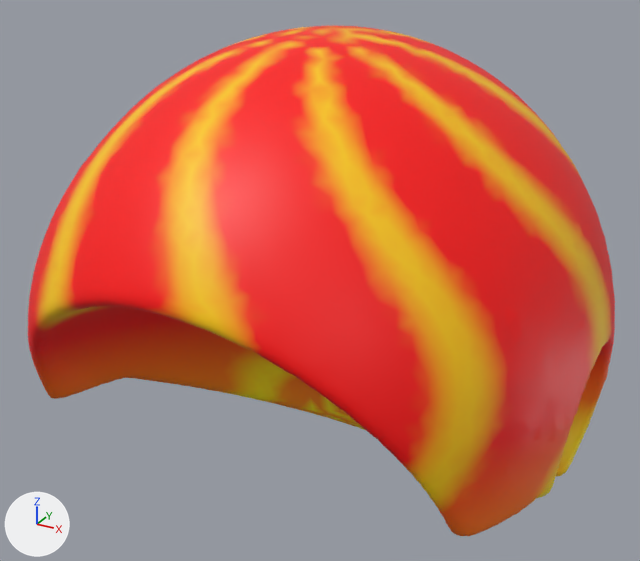
What one commit did to the glTF model apps/web/public/avatar-kit/hair/buzz.glb.
Rendered twice from a 50 mm camera at (1.32, -2.39, 1.5) aimed at (-0.04, 0.07, 0.26). Arrows for +X, +Y and +Z are at lower left; the lights stay in place. The first picture is the older version. Both versions are drawn at full value of the shape key 'idHeadNarrow' of 'Mesh_0'; the numbers are the values there.
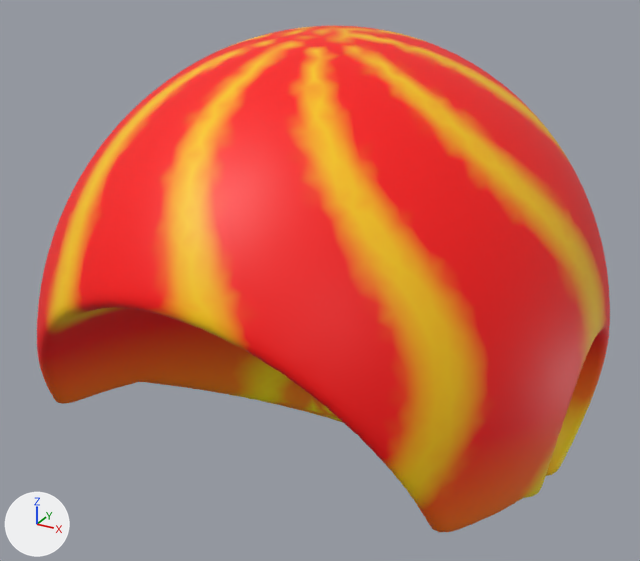
Location of each change, (x1, y1, x2, y2) in pixels of the pictures (640 x 561 px):
'Mesh_0', reshaped, moved, rescaled
    before: (28, 26, 615, 536)
    after: (37, 26, 610, 532)

The edits, one by one:
me_mesh_0 is used by ob_mesh_0; parent ob_part; location (-1.113, 1.151, -0.44); scale (0.000136, 0.000136, 0.000136).
me_mesh_0 had 7002 vertices, 14000 faces and spanned x 1317.0..15057.0, y -14667.0..-306.0, z 300.0..11409.0.
me_mesh_0 now has 7002 vertices, 14000 faces and spans x 1609.0..14774.0, y -14327.0..-208.0, z 342.0..11266.0.
me_mesh_0 part 1: 7002 of 7002 vertices moved; they spanned x 1317.0..15057.0, y -14667.0..-306.0, z 300.0..11409.0 and now span x 1609.0..14774.0, y -14327.0..-208.0, z 342.0..11266.0; mean shift (4.0, 247.0, 3.0).
Object 'Mesh_0' (ob_mesh_0) moves from (-1.113, 1.151, -0.44) to (-1.132, 1.138, -0.447).
Object 'Mesh_0' (ob_mesh_0) is rescaled from (0.000136, 0.000136, 0.000136) to (0.000138, 0.000138, 0.000138).
